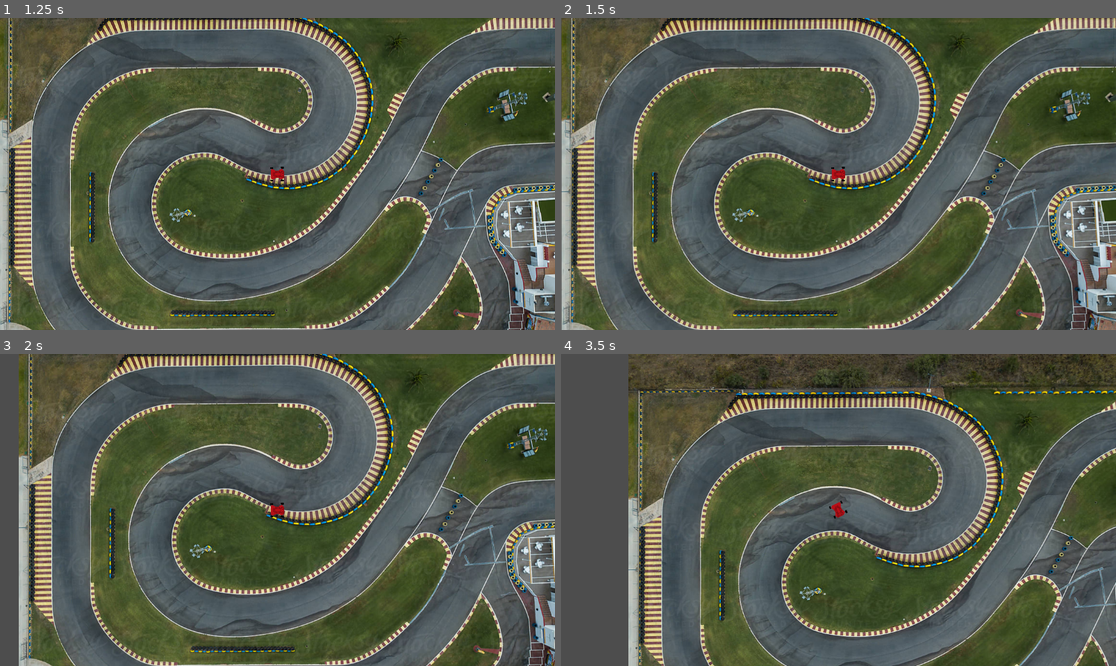
Above: before the commit, frames 1-4 (two rows, left to right).
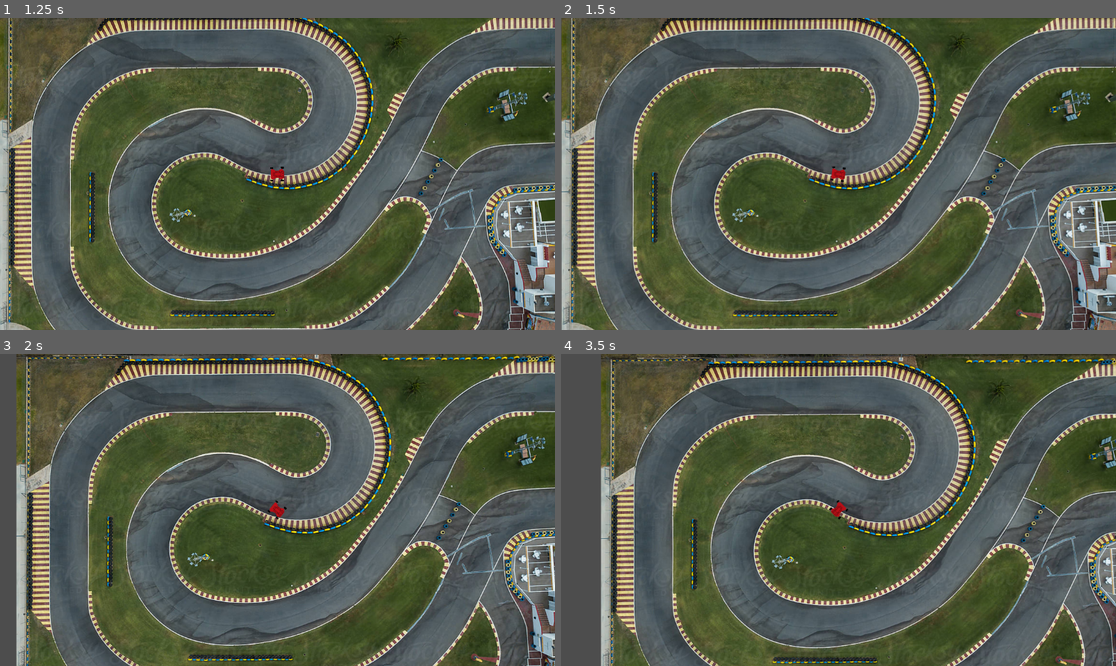
Above: after the commit, the same moments.

Repository: aeand/race-game
Game: Godot game, scene res://scenes/vroom.tscn
Two runs of this game, one before a commit and one after it. Both use one fixed random seed, a clock stepped at 60 frames per second and the inputs below.
Inputs:
- Up to frame 1 (1.25 s): tap Enter at 0.5 s; hold D (right) from 0.53 s (still down)
- Up to frame 2 (1.5 s): tap Space at 1.25 s; release D (right) at 1.28 s; hold S (down) from 1.28 s (still down)
- Up to frame 3 (2 s): keep holding S (down)
- Up to frame 4 (3.5 s): release S (down) at 2.03 s; hold D (right) 2.03-2.78 s; hold W (up) from 2.78 s (still down)

Frame 1 is identical in both runs. In frame 2, 0.2% of the frame differs, in the area x 0-100%, y 0-100%; in frame 3, 31%; in frame 4, 69%, in the area x 7-100%, y 0-100%.

Commit message:
trying to fix reverse rotation directions
without success for now

Diff:
--- /dev/null
+++ b/code/level_generator.gd
@@ -0,0 +1,7 @@
+extends Node
+
+func _ready():
+	pass
+
+func _process(delta):
+	pass
--- a/code/movement.gd
+++ b/code/movement.gd
@@ -1,54 +1,73 @@
 extends CharacterBody2D
 
 # TODO
-# fix speed backwards not going to 0
-# fix rotation speed barely moving forwards
+# change direction of backwards rotation
+
+enum Direction {UP = 1, DOWN = -1, RIGHT = 1, LEFT = -1}
+var driving_direction = Direction.UP
 
 var speed = 0
 var max_speed_forwards = 40000
 var max_speed_backwards = -40000
 var acceleration_speed = 10000
 
-var rotations = 0
-var rotation_speed = 1000
-var max_rotation_speed = 10
-var min_rotation_speed = -10
+var rotation_speed = 0
+var max_rotation_speed = 1.5
+var min_rotation_speed = -1.5
+var turning_speed = 5
+var turning_adjustment_speed = 1
 
 func _physics_process(delta):
+	handle_direction()
 	handle_speed(delta)
 	handle_rotation(delta)
 	move_and_slide()
 
 func handle_speed(delta):
-	print(speed)
+	if Input.get_axis("down", "up") == Direction.UP and speed < max_speed_forwards:
+		if speed < 0:
+			speed += clampf(delta * acceleration_speed, 0, max_speed_forwards)
+		speed += clampf(delta * acceleration_speed, 0, max_speed_forwards)
 
-	if Input.get_axis("down", "up") > 0 and speed < max_speed_forwards:
-		speed += clamp(delta * acceleration_speed, 0, max_speed_forwards)
-
-	elif Input.get_axis("down", "up") < 0 and speed > max_speed_backwards:
-		speed += clamp(delta * -acceleration_speed, max_speed_backwards, 0)
+	elif Input.get_axis("down", "up") == Direction.DOWN and speed > max_speed_backwards:
+		if speed > 0:
+			speed += clampf(delta * -acceleration_speed, max_speed_backwards, 0)
+		speed += clampf(delta * -acceleration_speed, max_speed_backwards, 0)
 
 	else:
 		if speed > 0:
-			speed -= clamp(delta * acceleration_speed, 0, max_speed_forwards)
+			speed -= clampf(delta * acceleration_speed, 0, max_speed_forwards)
 
 		elif speed < 0:
-			speed += clamp(delta * acceleration_speed, max_speed_backwards, 0)
+			speed -= clampf(delta * -acceleration_speed, max_speed_backwards, 1000)
 
 	velocity = transform.x * speed * delta
 
 func handle_rotation(delta):
-	#print(speed)
-	if Input.get_axis("left", "right") != 0 and (speed > 1000 or speed < -1000):
-		rotation += 1.5 * Input.get_axis("left", "right") * delta
-	# make a rotation stick. just like a real car turning the wheel
-	#if Input.get_axis("left", "right") > 0 and rotations < max_rotation_speed:
-		#rotations += clamp(delta * rotation_speed, 0, max_rotation_speed)
-		#rotation += rotations * delta
+	if Input.get_axis("left", "right") == Direction.RIGHT and rotation_speed < max_rotation_speed:
+		rotation_speed += clampf(delta * turning_speed, min_rotation_speed, max_rotation_speed)
 
-	#elif Input.get_axis("left", "right") < 0 and rotations > -min_rotation_speed:
-		#rotations += clamp(delta * -rotation_speed, -min_rotation_speed, 0)
+	elif Input.get_axis("left", "right") == Direction.LEFT and rotation_speed > min_rotation_speed:
+		rotation_speed += clampf(delta * -turning_speed, min_rotation_speed, max_rotation_speed)
 
+	else:
+		if rotation_speed > 0:
+			rotation_speed -= clampf(delta * turning_adjustment_speed, min_rotation_speed, max_rotation_speed)
+
+		if rotation_speed < 0:
+			rotation_speed += clampf(delta * turning_adjustment_speed, min_rotation_speed, max_rotation_speed)
+
+	if speed > 1000 or speed < -1000:
+		rotation += rotation_speed * delta
+
+func handle_direction():
+	if driving_direction == Direction.DOWN and speed < 0 and Input.get_axis("up", "down") > 0:
+		driving_direction = Direction.UP
+		print("flipped1 ", rotation_speed, driving_direction)
+
+	if driving_direction == Direction.UP and speed > 0 and Input.get_axis("up", "down") < 0:
+		driving_direction = Direction.DOWN
+		print("flipped2 ", rotation_speed, driving_direction)
 
 # resources
 # https://docs.godotengine.org/en/stable/tutorials/2d/2d_movement.html
